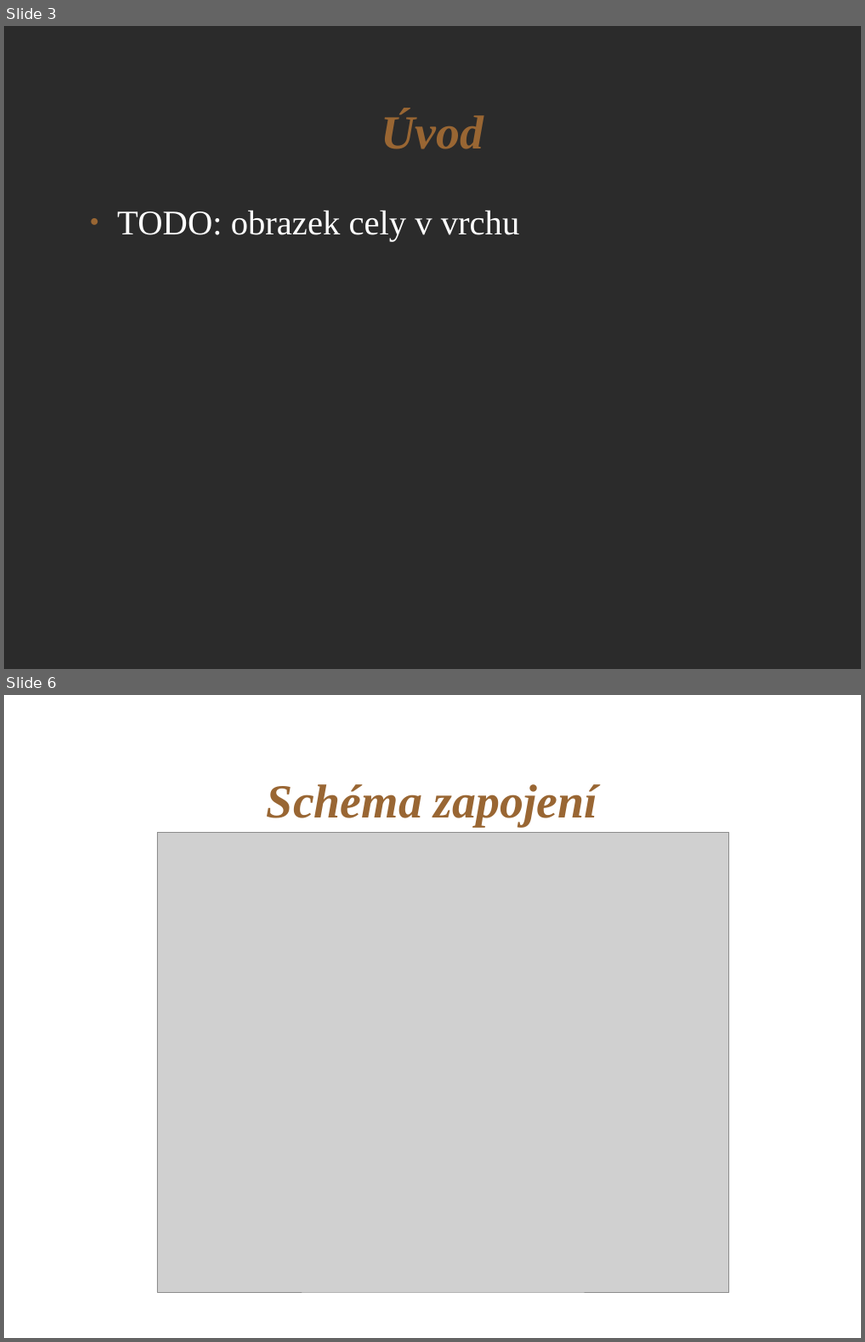
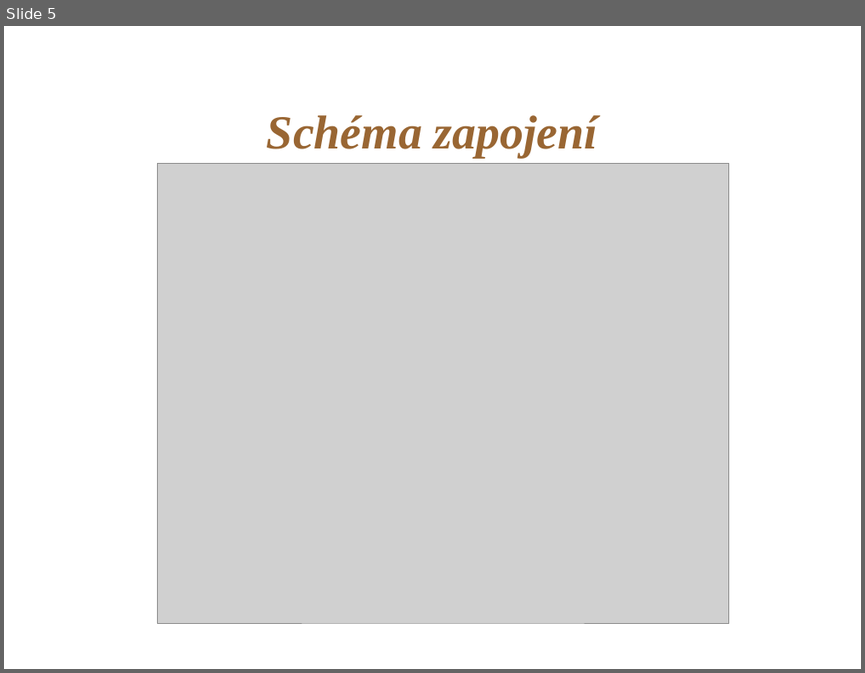
Before and after one commit to tom2238/Digital-electronics-2, a slide deck: projects/00-project/autodraha.odp. Shown one above the other, each under a label of ours: slides 3 and 6 before the commit, slide 5 after it; the slides between them are not shown. The pictures are 865x1342 and 865x673 pixels, drawn with LibreOffice and Linux fonts; fonts in the diff are those of the drawing; grey boxes stand for pictures; background and template pictures are left out; a plain dark background stands for a picture behind light text. Boxes give left, top, right and bottom in pixels: in the first picture for what was removed or moved away, otherwise in the second. Text is boxed around its words. In the diff, an @@ line names an element or a change of style, - is before the commit and + after.

```diff
--- a/projects/00-project/autodraha.odp
+++ b/projects/00-project/autodraha.odp
@@ slide 3 removed at [4,26,861,669], background picture (left out) @@
@@ title removed at [381,112,483,149] @@
-Úvod
@@ text removed at [117,210,519,242] @@
-● TODO: obrazek cely v vrchu
@@ what was slide 6 is now slide 5 @@
```
Also in this commit, not shown: 3 slides changed, 1 slide added, 1 other slide removed, 2 other files.
